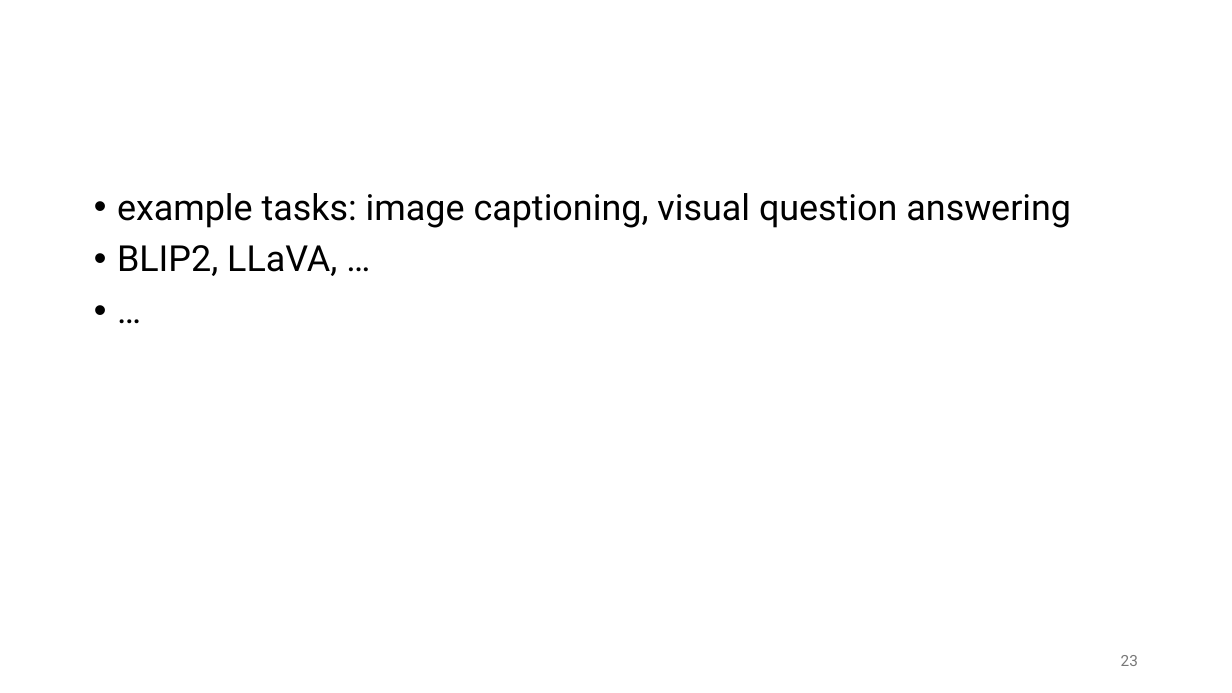
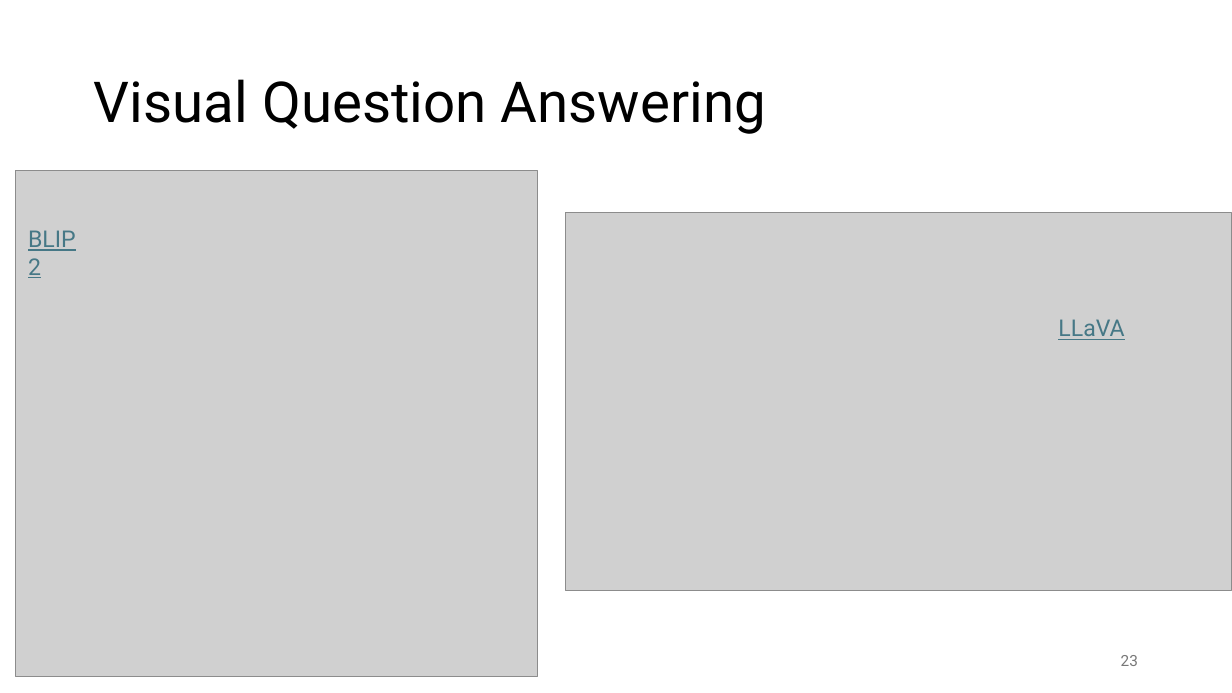
Before and after one commit to FelixWick/language_models, a slide deck: slide 23 of slides/8_bigger_picture.pptx. Drawn at 1232x693 pixels with LibreOffice and Linux fonts; fonts in the diff are those of the drawing; grey boxes stand for pictures. Boxes give left, top, right and bottom in pixels: in the first picture for what was removed or moved away, otherwise in the second. Text is boxed around its words. In the diff, an @@ line names an element or a change of style, - is before the commit and + after.

```diff
--- a/slides/8_bigger_picture.pptx
+++ b/slides/8_bigger_picture.pptx
@@ title added at (94, 79, 766, 134), 44 pt, text #000000 @@
+Visual Question Answering
@@ picture added at (16, 171, 537, 677) @@
@@ text removed at (117, 193, 1071, 276) @@
-• example tasks: image captioning, visual question answering
-• BLIP2, LLaVA, …
-• …
@@ text added at (19, 220, 97, 257), 18 pt, text #467886, underline @@
+BLIP2
@@ picture added at (566, 213, 1232, 591) @@
@@ text added at (1058, 319, 1124, 340), 18 pt, text #467886, underline @@
+LLaVA
```
Also in this commit, not shown: 1 other file.
